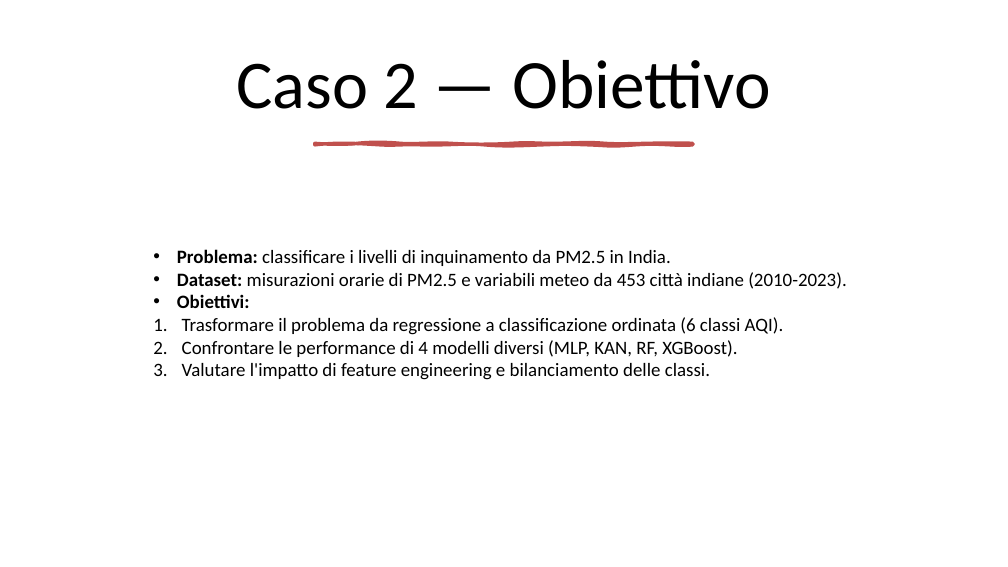
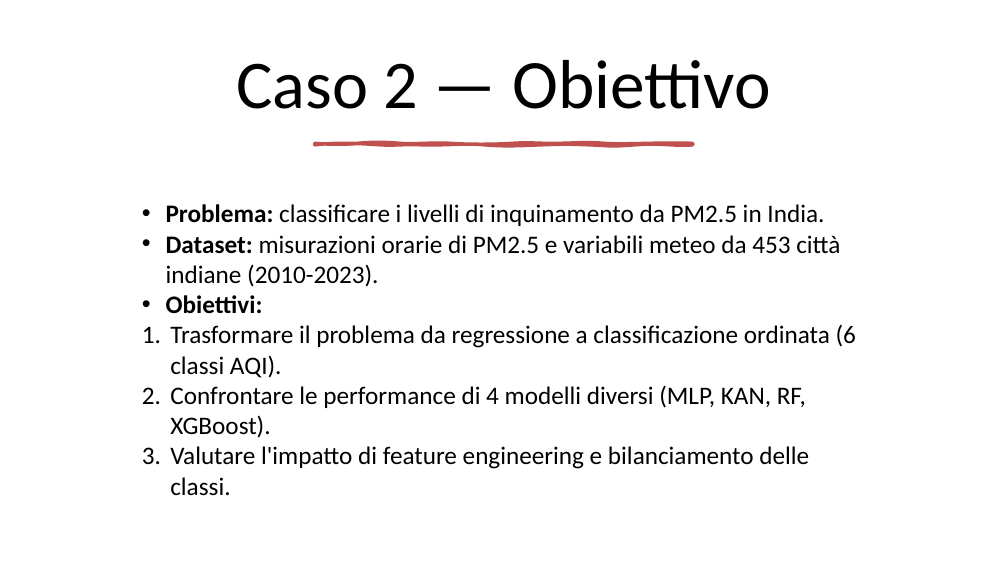
Before and after one commit to mtomas03/Thesis_Paper, a slide deck: slide 18 of Presentation.pptx (slide 34 before the commit). Drawn at 1008x567 pixels with LibreOffice and Linux fonts; fonts in the diff are those of the drawing. Boxes give left, top, right and bottom in pixels: in the first picture for what was removed or moved away, otherwise in the second. Text is boxed around its words. In the diff, an @@ line names an element or a change of style, - is before the commit and + after.

```diff
--- a/Presentation.pptx
+++ b/Presentation.pptx
@@ text "Problema: classificare i livelli di ...": place and size @@
-text "Problema: classificare i livelli di ..." at bbox=[177, 249, 847, 380]
+text "Problema: classificare i livelli di ..." at bbox=[166, 204, 856, 496]
@@ text "Problema: classificare i livelli di ..." at bbox=[166, 204, 856, 496]: size 18 to 24 pt @@
```
Also in this commit, not shown: 13 other slides changed, 17 slides removed.
